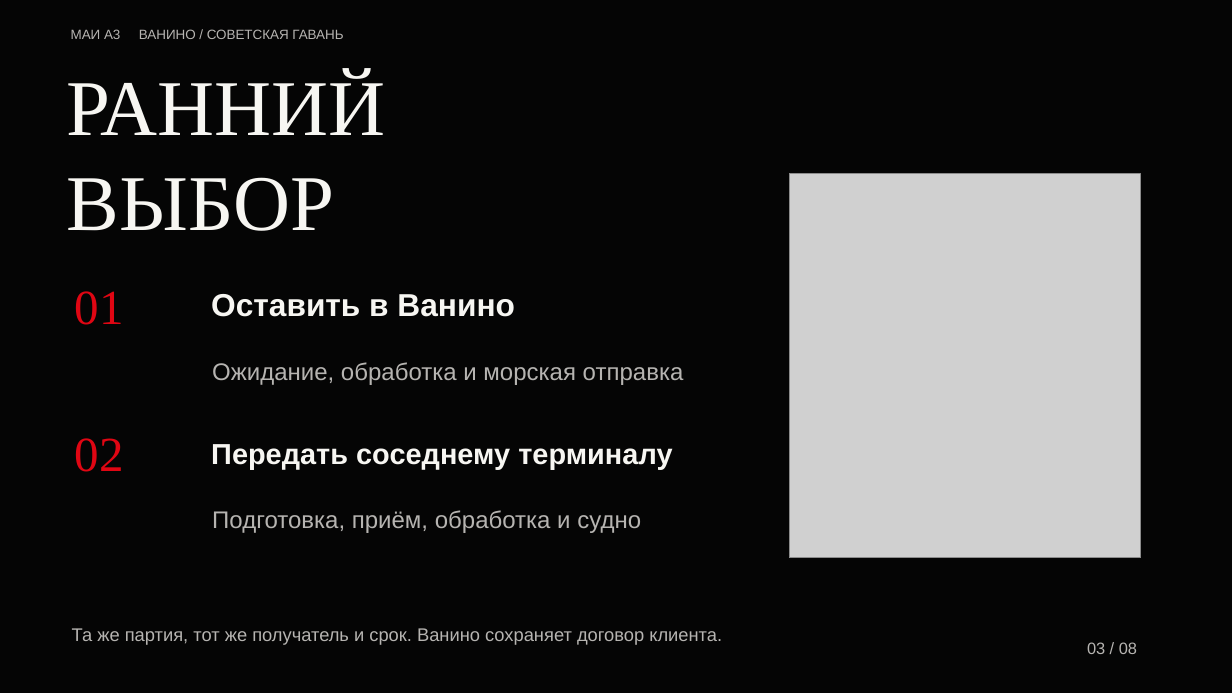
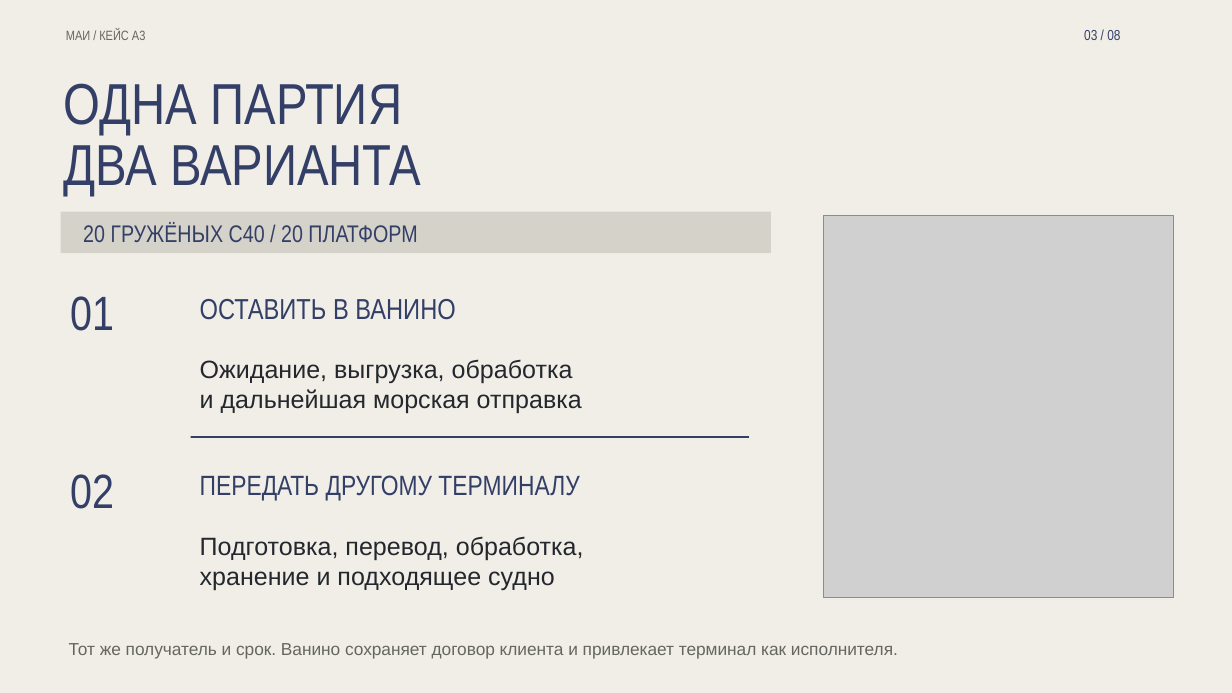
Before and after one commit to iszenzi/case-championship-hackathon-3-case, a slide deck: slide 3 of presentation/Vanino_Object_Motion.pptx. Drawn at 1232x693 pixels with LibreOffice and Linux fonts; fonts in the diff are those of the drawing; grey boxes stand for pictures. Boxes give left, top, right and bottom in pixels: in the first picture for what was removed or moved away, otherwise in the second. Text is boxed around its words. In the diff, an @@ line names an element or a change of style, - is before the commit and + after.

```diff
--- a/presentation/Vanino_Object_Motion.pptx
+++ b/presentation/Vanino_Object_Motion.pptx
@@ background #050505 to #F0EEE6 @@
@@ text at <box>66,29,145,40</box>: text changed; font Arial to Arial Narrow; text colour #B6B4B1 to #656661 @@
-МАИ A3 ВАНИНО / СОВЕТСКАЯ ГАВАНЬ
+МАИ / КЕЙС A3
@@ text "03 / 08": place and size @@
-text "03 / 08" at <box>1087,642,1137,654</box>
+text "03 / 08" at <box>1084,30,1120,40</box>
@@ text "03 / 08" at <box>1084,30,1120,40</box>: size 12.8 to 11.2 pt, font Arial to Arial Narrow, text colour #B6B4B1 to #343F68 @@
@@ text at <box>64,83,402,134</box>: text changed; size 61.5 to 45 pt; font Times New Roman to Arial Narrow; text colour #F7F6F2 to #343F68 @@
-РАННИЙ
-ВЫБОР
+ОДНА ПАРТИЯ
@@ text added at <box>64,145,421,196</box>, 45 pt, text #343F68 @@
+ДВА ВАРИАНТА
@@ rectangle added at <box>61,212,772,253</box>, fill #D5D3C9 @@
@@ text added at <box>83,222,417,242</box>, 18.8 pt, text #343F68 @@
+20 ГРУЖЁНЫХ C40 / 20 ПЛАТФОРМ
@@ picture: place and size @@
-picture at <box>789,174,1141,558</box>
+picture at <box>824,215,1174,598</box>
@@ text "01" at <box>71,296,115,331</box>: size 38.2 to 37.5 pt, font Times New Roman to Arial Narrow, text colour #E00613 to #343F68 @@
@@ text at <box>200,299,455,320</box>: text changed; size 24.8 to 22.5 pt; font Arial to Arial Narrow; text colour #F7F6F2 to #343F68; bold off @@
-Оставить в Ванино
+ОСТАВИТЬ В ВАНИНО
@@ text at <box>200,359,582,413</box>: text changed; size 18.8 to 19.5 pt; text colour #B6B4B1 to #24272D @@
-Ожидание, обработка и морская отправка
+Ожидание, выгрузка, обработка
+и дальнейшая морская отправка
@@ rectangle added at <box>190,436,749,438</box>, fill #343F68 @@
@@ text "02" at <box>71,474,115,509</box>: size 38.2 to 37.5 pt, font Times New Roman to Arial Narrow, text colour #E00613 to #343F68 @@
@@ text "02": place and size @@
-text "02" at <box>75,438,124,472</box>
+text "02" at <box>71,474,115,509</box>
@@ text at <box>200,475,579,501</box>: text changed; size 22.5 to 21.8 pt; font Arial to Arial Narrow; text colour #F7F6F2 to #343F68; bold off @@
-Передать соседнему терминалу
+ПЕРЕДАТЬ ДРУГОМУ ТЕРМИНАЛУ
@@ text at <box>200,536,584,590</box>: text changed; size 18.8 to 19.5 pt; text colour #B6B4B1 to #24272D @@
-Подготовка, приём, обработка и судно
+Подготовка, перевод, обработка,
+хранение и подходящее судно
@@ text at <box>69,643,898,658</box>: text changed; size 14.2 to 13.5 pt; text colour #B6B4B1 to #656661 @@
-Та же партия, тот же получатель и срок. Ванино сохраняет договор клиента.
+Тот же получатель и срок. Ванино сохраняет договор клиента и привлекает терминал как исполнителя.
```
Also in this commit, not shown: 1 other slide changed, 6 slides added, 6 slides removed, 18 other files.
